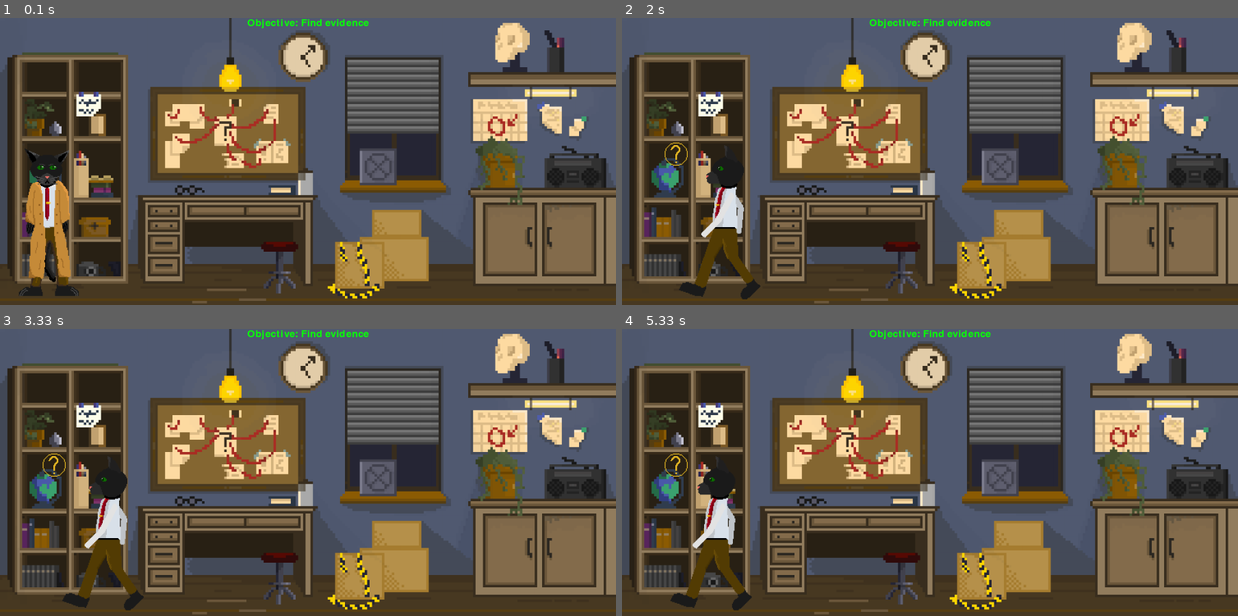
Above: before the commit, frames 1-4 (two rows, left to right).
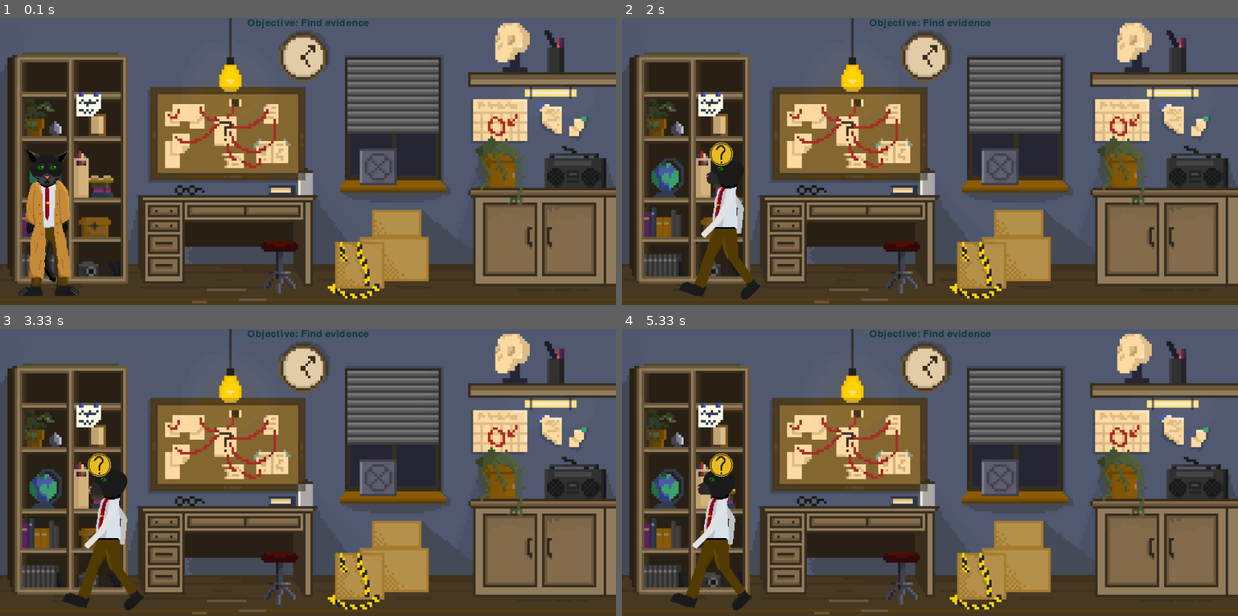
Above: after the commit, the same moments.

Repository: cbgpenguin/CSP-PYGAMES
Game: pygame game, started from python/main.py
Same seed, same stepped clock (60 frames per second), same inputs: the game is played once before the commit and once after it.
Inputs:
- Up to frame 1 (0.1 s): no input
- Up to frame 2 (2 s): hold Right 0.33-0.8 s; hold Right 0.83-1.3 s; hold Left 1.33-1.87 s; hold Left from 1.9 s (still down)
- Up to frame 3 (3.33 s): release Left at 2.3 s; hold Right 2.33-2.97 s; hold Left from 3 s (still down)
- Up to frame 4 (5.33 s): release Left at 3.47 s; hold Right 3.5-3.97 s; hold Right 4-4.47 s; hold Left 4.5-5.03 s; hold Left from 5.07 s (still down)

The runs differ from the first frame. In frame 1, 0.3% of the frame differs, in the area x 40-60%, y 0-4%; in frame 2, 0.6%, in the area x 6-60%, y 0-52%; in frame 3, 0.6%; in frame 4, 0.6%.

Commit message:
Just gotta make a story and a coat now......

Diff:
--- a/python/main.py
+++ b/python/main.py
@@ -20,7 +20,7 @@
 
     # Display text
     font = pygame.font.Font(None, 36)
-    text = font.render("Objective: Find evidence", 1, (10, 255, 10))
+    text = font.render("Objective: Find evidence", True, (20, 60, 60))
     textPos = text.get_rect()
     textPos.centerx = background.get_rect().centerx
     background.blit(text, textPos)
@@ -36,11 +36,11 @@
 
     pointOfInterestImage = loadAndScaleImage("resources/pointOfInterest.png", imageScale)
 
-    bookLines = ["Hmm, a book detailing", "knives... seems important.", "the man was stabbed", "could this be evidence?", "I'm going to keep walking", "around to look for evidence"]
-    book = pointOfInterest(screen, 100, 300, pointOfInterestImage, "book", bookLines)
+    bookLines = ["Hmm, a books detailing water", "quality. Doesn't seem", "important... The man was", "stabbed could this be", "evidence? I'm going to keep", "walking around to look", " for evidence"]
+    book = pointOfInterest(screen, 150, 300, pointOfInterestImage, "book", bookLines)
 
     boardLines = ["it seems they were", "doing their own kind", "of detective work", "what could this be about?", "bla bla bla bla", "bla bla bla bla"]
-    board = pointOfInterest(screen, 500, 200, pointOfInterestImage, "board", boardLines)
+    board = pointOfInterest(screen, 620, 170, pointOfInterestImage, "board", boardLines)
 
     calenderLines = ["They had a day marked off on", "on their calender", "three days ago just a", "day before he was killed"]
     calender = pointOfInterest(screen, 1200, 130, pointOfInterestImage, "calender", calenderLines)
@@ -86,16 +86,15 @@
         playerSprite.update()
         # print("called update")
 
-        # if point is in range then draw it. If not then close it. Super important the point is in the list
+        # if point is in range of the player then draw it. If not then close it. Super important the point is in the list
         for point in pointsOfInterest:
             if abs(playerSprite.rect[0] - point.rect[0]) < point.visibleRange:
                 print("player is close to", point.name)
                 point.isPlayerInRange = True
-                screen.blit(point.image, point.rect)
+                point.update()
             else:
                 point.isPlayerInRange = False
                 point.close()
-            point.update()
 
 
 
--- a/python/pointOfInterest.py
+++ b/python/pointOfInterest.py
@@ -15,8 +15,11 @@
             self.menu = None
 
       def update(self):
+            if self.isPlayerInRange:
+                  self.screen.blit(self.image, pygame.Rect(self.rect.left + 60, self.rect.top, self.rect.right, self.rect.bottom))
             if self.isOpen:
                   self.menu.update()
+
 
       def open(self):
             print("opening")
Binary file changed: resources/pointOfInterest.png
